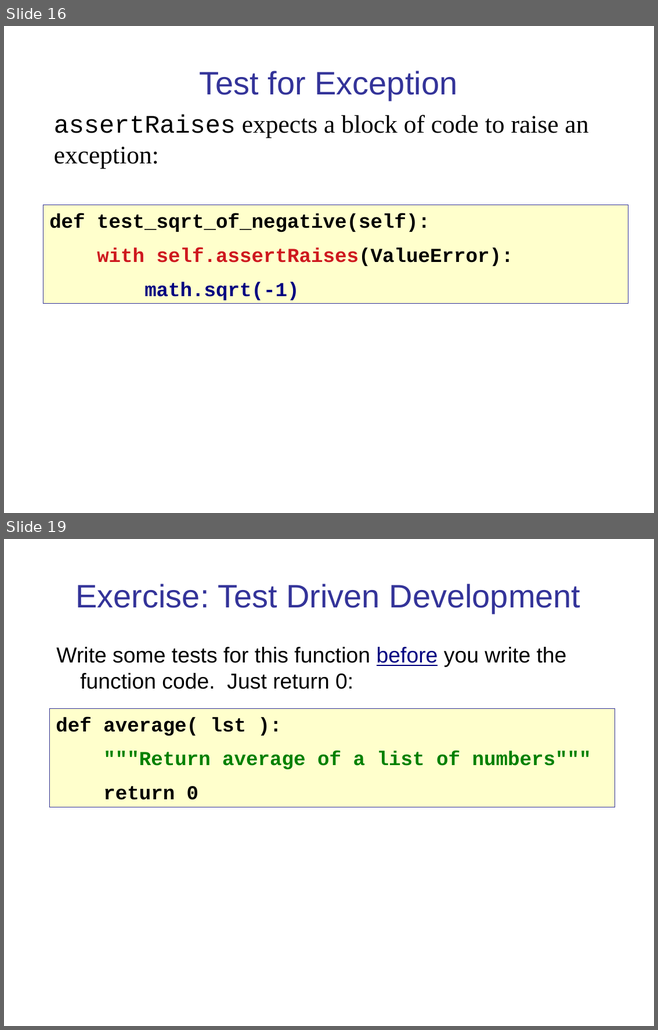
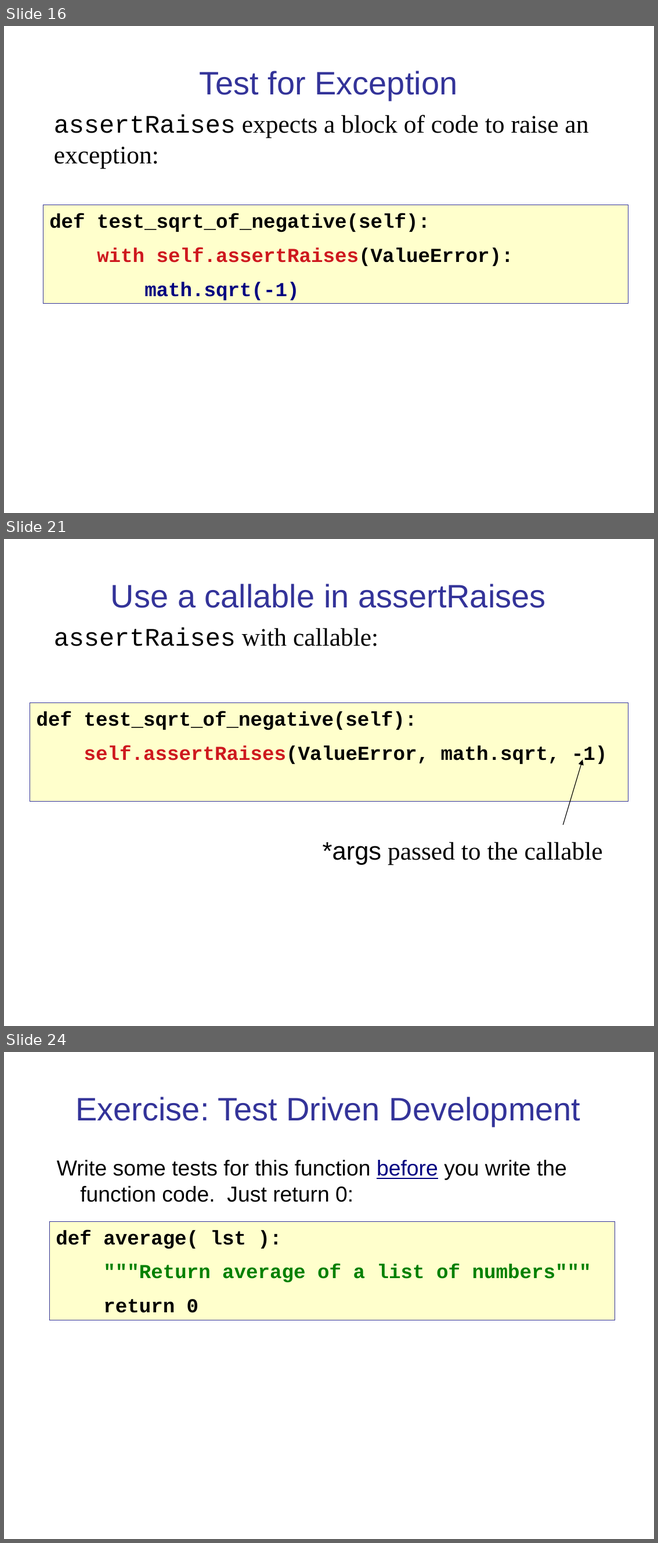
Before and after one commit to cpske/ISP, a slide deck: testing/PythonUnitTesting.ppt. Shown one above the other, each under a label of ours: slides 16 and 19 before the commit, slides 16, 21 and 24 after it; the slides between them are not shown. The pictures are 658x1030 and 658x1543 pixels, drawn with LibreOffice and Linux fonts; fonts in the diff are those of the drawing. Boxes give left, top, right and bottom in pixels: in the first picture for what was removed or moved away, otherwise in the second. Text is boxed around its words. In the diff, an @@ line names an element or a change of style, - is before the commit and + after.

```diff
--- a/testing/PythonUnitTesting.ppt
+++ b/testing/PythonUnitTesting.ppt
@@ slide 21 added at [4, 539, 654, 1026], background #FFFFFF @@
@@ title added at [111, 584, 546, 608], 36 pt, text #333399 @@
+Use a callable in assertRaises
@@ text added at [54, 628, 378, 646], 28 pt, text #000000 @@
+assertRaises with callable:
@@ rectangle added at [30, 703, 628, 801], fill #FFFFCC, outline #333399 0.74 pt, 22 pt, text #000000, bold @@
+def test_sqrt_of_negative(self):
+self.assertRaises(ValueError, math.sqrt, -1)
@@ arrow added from (563, 825) to (582, 760), #000000 0.74 pt @@
@@ text added at [322, 842, 603, 865], 28 pt, text #000000 @@
+*args passed to the callable
@@ what was slide 19 is now slide 24 @@
```
Also in this commit, not shown: 6 slides changed, 4 other slides added, 5 other files.
